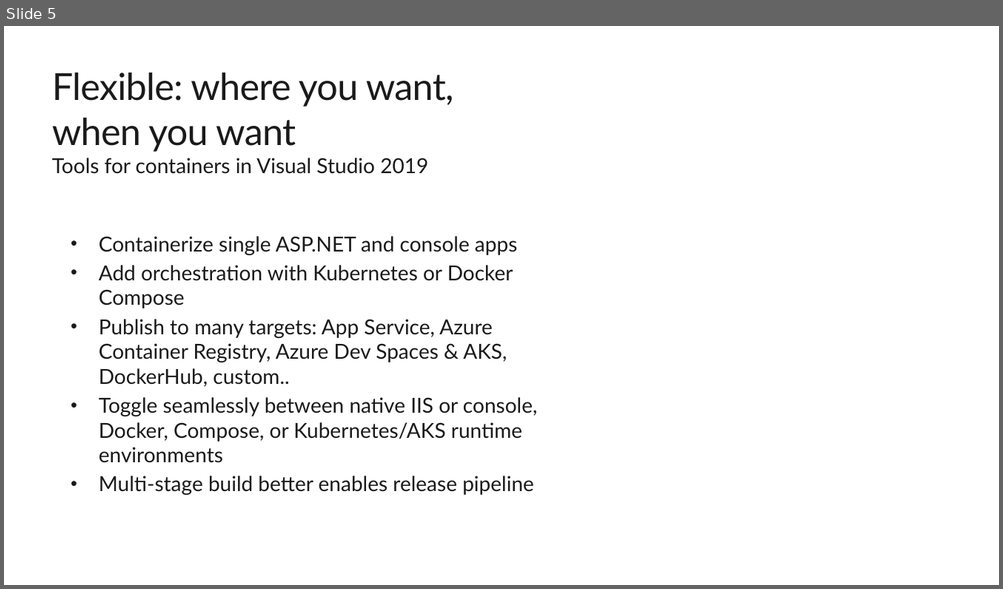
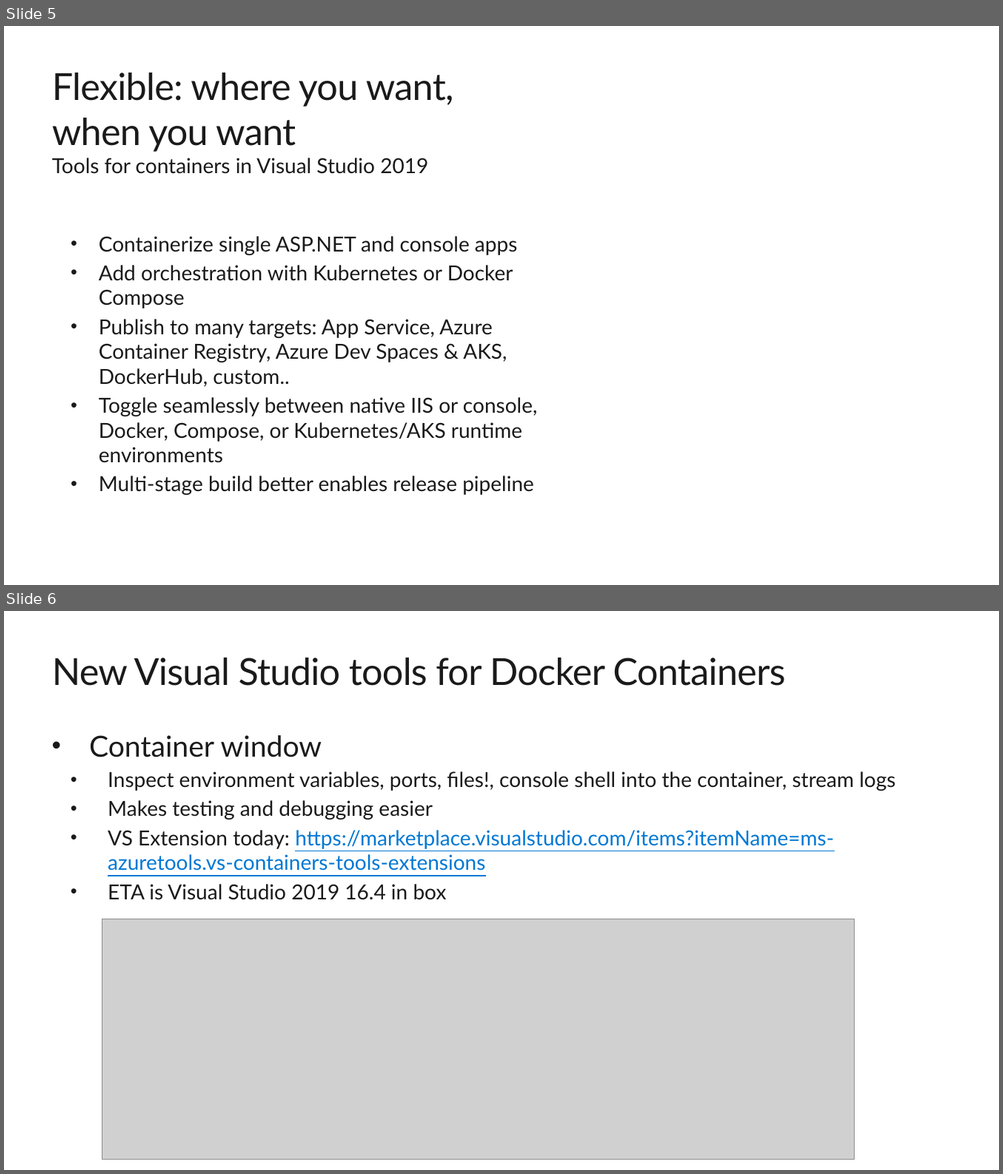
Before and after one commit to paulyuk/docker-all-the-things, a slide deck: VisualStudio2019Launch_Containers FINAL.pptx. Shown one above the other, each under a label of ours: slide 5 before the commit, slides 5 and 6 after it. The pictures are 1003x589 and 1003x1174 pixels, drawn with LibreOffice and Linux fonts; fonts in the diff are those of the drawing; grey boxes stand for pictures; background and template pictures are left out. Boxes give left, top, right and bottom in pixels: in the first picture for what was removed or moved away, otherwise in the second. Text is boxed around its words. In the diff, an @@ line names an element or a change of style, - is before the commit and + after.

```diff
--- a/VisualStudio2019Launch_Containers FINAL.pptx
+++ b/VisualStudio2019Launch_Containers FINAL.pptx
@@ slide 6 added at (4, 611, 999, 1170), background #FFFFFF @@
@@ title added at (52, 658, 785, 686), 36 pt, text #1A1A1A @@
+New Visual Studio tools for Docker Containers
@@ text added at (89, 735, 895, 900), 20 pt, text #1A1A1A @@
+• Container window
+  • Inspect environment variables, ports, files!, console shell into the container, stream logs
+  • Makes testing and debugging easier
+  • VS Extension today: https://marketplace.visualstudio.com/items?itemName=ms-azuretools.vs-containers-tools-extensions
+  • ETA is Visual Studio 2019 16.4 in box
@@ picture added at (102, 919, 854, 1160) @@
```
Also in this commit, not shown: 2 other slides added.
